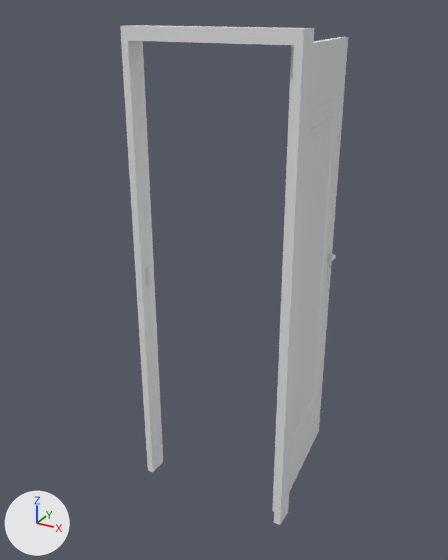
Two versions of the Blender file 3d_models/door_a/door_a.blend, one commit apart.
Camera for both pictures: a 50 mm camera at (1.25, -2.19, 2.32) aimed at (-0.09, 0.26, 1.09). Lighting does not change. The marker at lower left points along +X, +Y and +Z.

Names of what the first picture shows: 'Locker.003_Cube.004', 'door_Cube.003'.
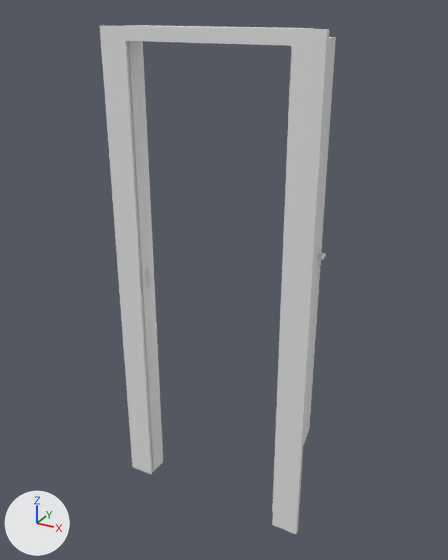
Boxes [x1, y1, x2, y2] around the edits, measured in the pictures (448 x 560 px):
'door_Cube.001', added
    after: [100, 26, 329, 534]
'Locker.003_Cube.004', turned
    before: [272, 37, 348, 511]
    after: [272, 37, 336, 512]
'door_Cube.003', unchanged, covered by the edit
    before: [120, 25, 314, 525]
    after: [128, 25, 314, 471]

Edits to the bpy script that builds the scene:
```text
Add me_door_cube_001:
    me_door_cube_001.from_pydata(...)  # 120 vertices, 118 faces; spans x -0.48..0.48, y 0.01..2.25, z -0.05..0.09
    me_door_cube_001.materials.append(mat_wood_brown_a)
Change ob_locker_003_cube_004:
    ob_locker_003_cube_004.rotation_euler: (1.571, 0.0, 0.0) -> (1.571, 0.0, 0.0803)  # degrees (90, 0, 0) -> degrees (90, 0, 4.6)
Add ob_door_cube_001:
    ob_door_cube_001 = bpy.data.objects.new('door_Cube.001', me_door_cube_001)
    ob_door_cube_001.location = (0.0, -0.053, 0.0)
    ob_door_cube_001.rotation_euler = (1.571, 0.0, 0.0)  # degrees (90, 0, 0)
    ob_door_cube_001.scale = (1.0, 1.0, 0.159)
```
